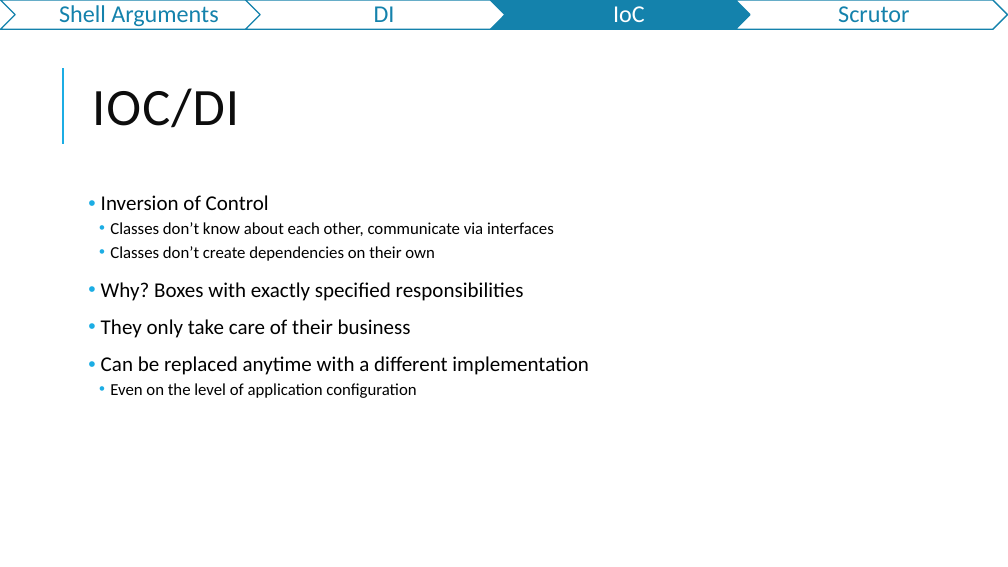
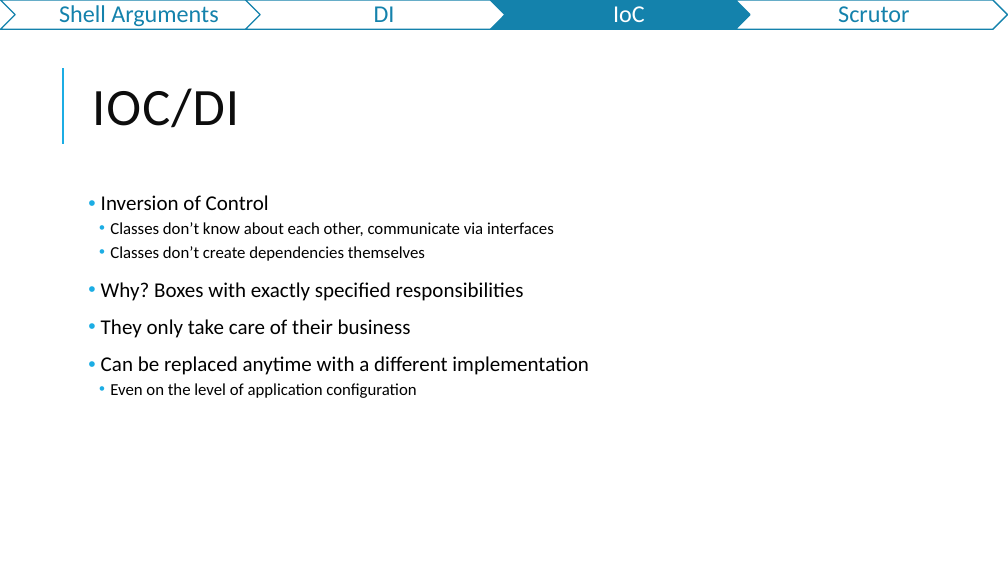
Before and after one commit to jasho/pv239-maui, a slide deck: slide 10 of 04_IoC/PV239-Xamarin-04_IoC.pptx. Drawn at 1008x567 pixels with LibreOffice and Linux fonts; fonts in the diff are those of the drawing. Boxes give left, top, right and bottom in pixels: in the first picture for what was removed or moved away, otherwise in the second. Text is boxed around its words. In the diff, an @@ line names an element or a change of style, - is before the commit and + after.

Commit message:
Fix typos + wording

```diff
--- a/04_IoC/PV239-Xamarin-04_IoC.pptx
+++ b/04_IoC/PV239-Xamarin-04_IoC.pptx
@@ text at box(110, 246, 425, 261): text changed @@
-  • Classes don’t create dependencies on their own
+  • Classes don’t create dependencies themselves
```
Also in this commit, not shown: 7 other slides changed.
